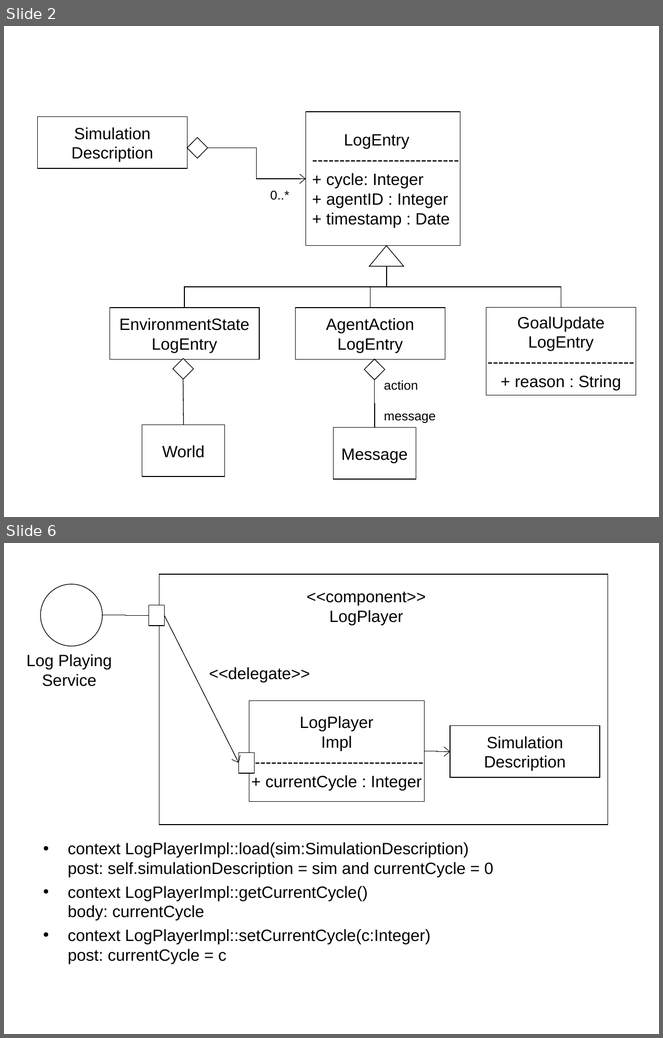
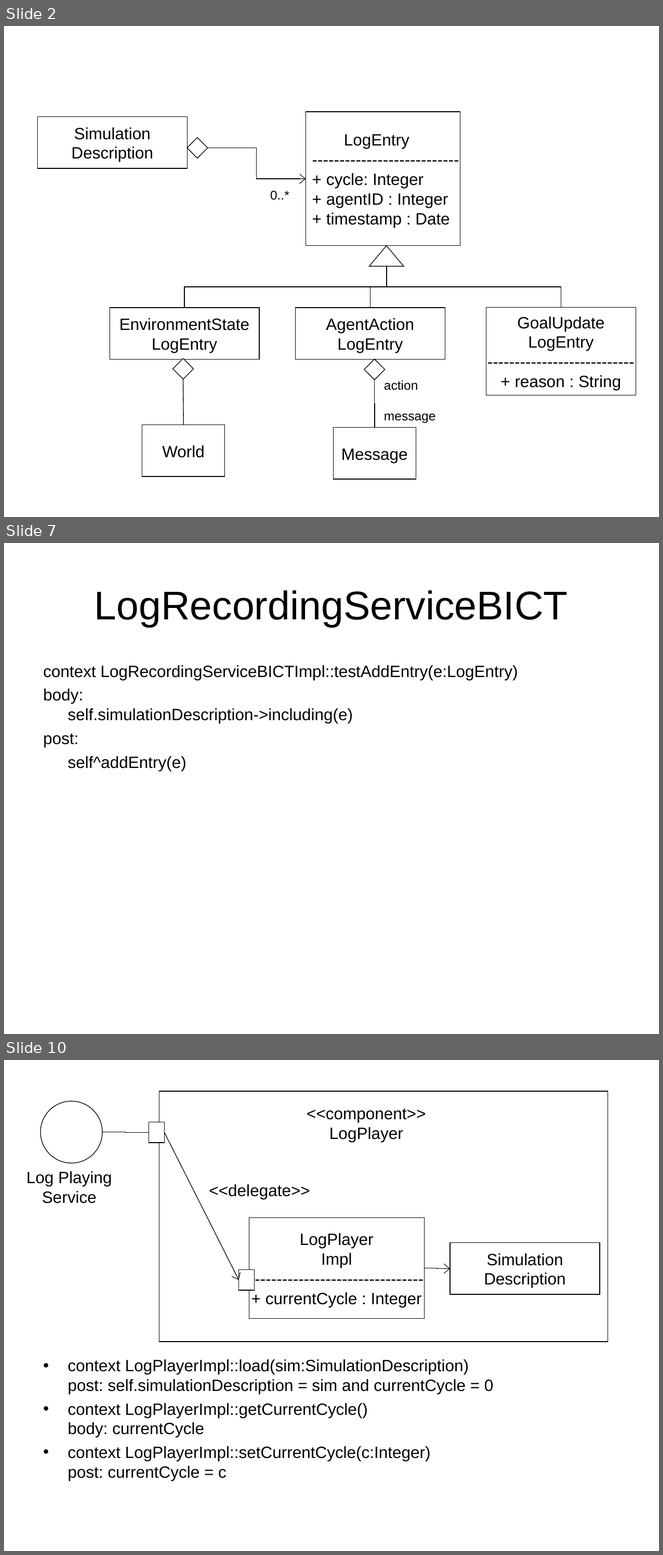
Before and after one commit to krishprince/rollerslam, a slide deck: docs/Logging/LoggingPIM.ppt. Shown one above the other, each under a label of ours: slides 2 and 6 before the commit, slides 2, 7 and 10 after it; the slides between them are not shown. The pictures are 663x1038 and 663x1555 pixels, drawn with LibreOffice and Linux fonts; fonts in the diff are those of the drawing. Boxes give left, top, right and bottom in pixels: in the first picture for what was removed or moved away, otherwise in the second. Text is boxed around its words. In the diff, an @@ line names an element or a change of style, - is before the commit and + after.

Commit message:
LogRecording BICT implementation and models.

```diff
--- a/docs/Logging/LoggingPIM.ppt
+++ b/docs/Logging/LoggingPIM.ppt
@@ slide 7 added at (4, 543, 659, 1034), background #FFFFFF @@
@@ title added at (94, 590, 568, 627), 44 pt, text #000000 @@
+LogRecordingServiceBICT
@@ text added at (43, 665, 518, 771), 18 pt, text #000000 @@
+context LogRecordingServiceBICTImpl::testAddEntry(e:LogEntry)
+body:
+self.simulationDescription->including(e)
+post:
+self^addEntry(e)
@@ what was slide 6 is now slide 10 @@
```
Also in this commit, not shown: 4 slides changed, 4 other slides added, 3 other files.
